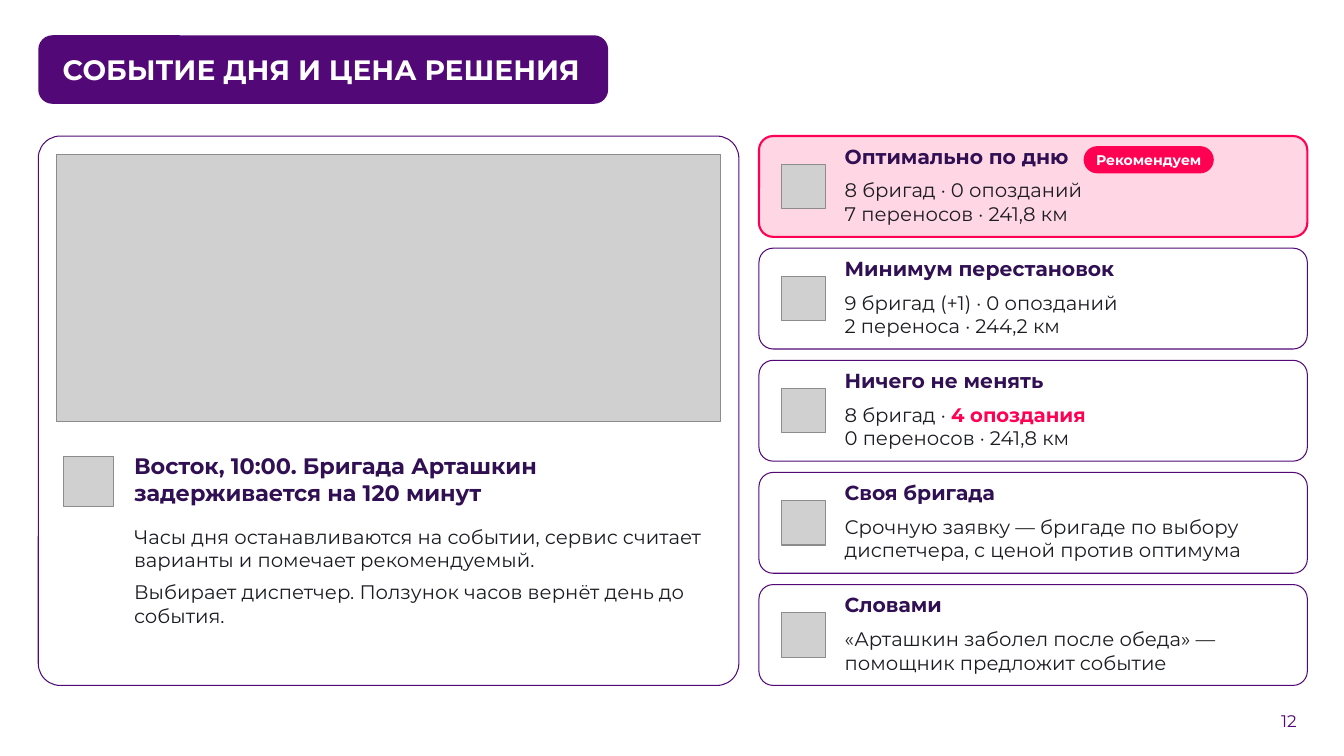
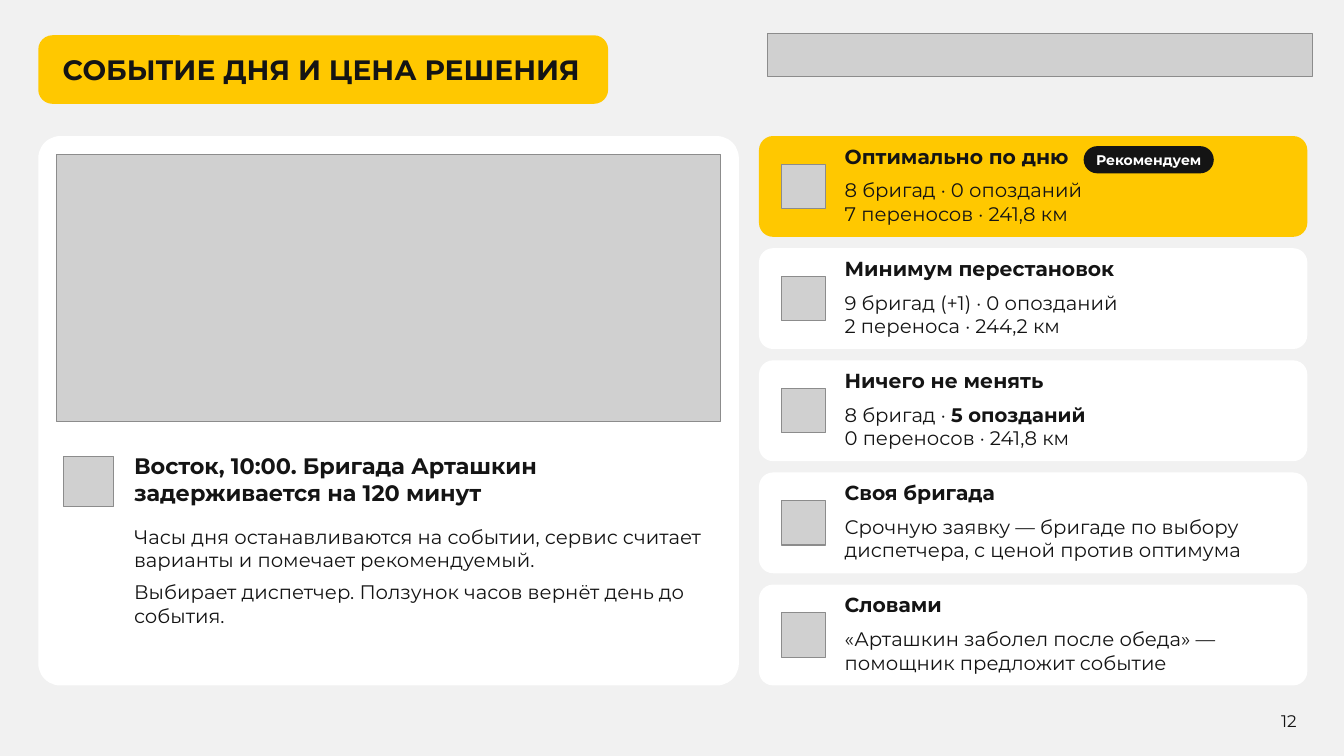
Before and after one commit to earlyr1/beeline-routing, a slide deck: slide 12 of ЛЦТ2026_Презентация_верные_обязательные_слайды.pptx. Drawn at 1344x756 pixels with LibreOffice and Linux fonts; fonts in the diff are those of the drawing; grey boxes stand for pictures; background and template pictures are left out. Boxes give left, top, right and bottom in pixels: in the first picture for what was removed or moved away, otherwise in the second. Text is boxed around its words. In the diff, an @@ line names an element or a change of style, - is before the commit and + after.

```diff
--- a/ЛЦТ2026_Презентация_верные_обязательные_слайды.pptx
+++ b/ЛЦТ2026_Презентация_верные_обязательные_слайды.pptx
@@ background picture (left out) to #F1F1F1 @@
@@ rounded rectangle "СОБЫТИЕ ДНЯ И ЦЕНА РЕШЕНИЯ" at [38,35,608,104]: text colour #FFFFFF to #141414; fill #520977 to #FFC800 @@
@@ picture added at [768,34,1313,78] @@
@@ rounded rectangle at [759,136,1308,237]: fill #FFD6E4 to #FFC800; outline #FF0053 1.5 pt to none @@
@@ rounded rectangle "Рекомендуем" at [1084,146,1214,173]: fill #FF0053 to #141414 @@
@@ text at [845,407,1085,426]: text changed; text colour #FF0053 to #141414 @@
-8 бригад · 4 опоздания
+8 бригад · 5 опозданий
@@ outline #520977 0.75 pt to none in 5 elements at [38,136,739,686], [759,248,1308,349], [759,361,1308,462], [759,473,1308,574], [759,585,1308,686] @@
@@ text colour #310F53 to #141414 in 6 elements at [134,458,537,506], [845,149,1069,167], [845,261,1115,280], [845,373,1044,388], [845,484,994,504], [845,597,942,613] @@
@@ text colour #1C1D22 to #141414 in 3 elements at [845,182,1082,225], [845,519,1241,561], [845,631,1191,674] @@
@@ page number at [1281,715,1297,727]: text colour #520977 to #141414 @@
```
Also in this commit, not shown: 12 other slides changed.
